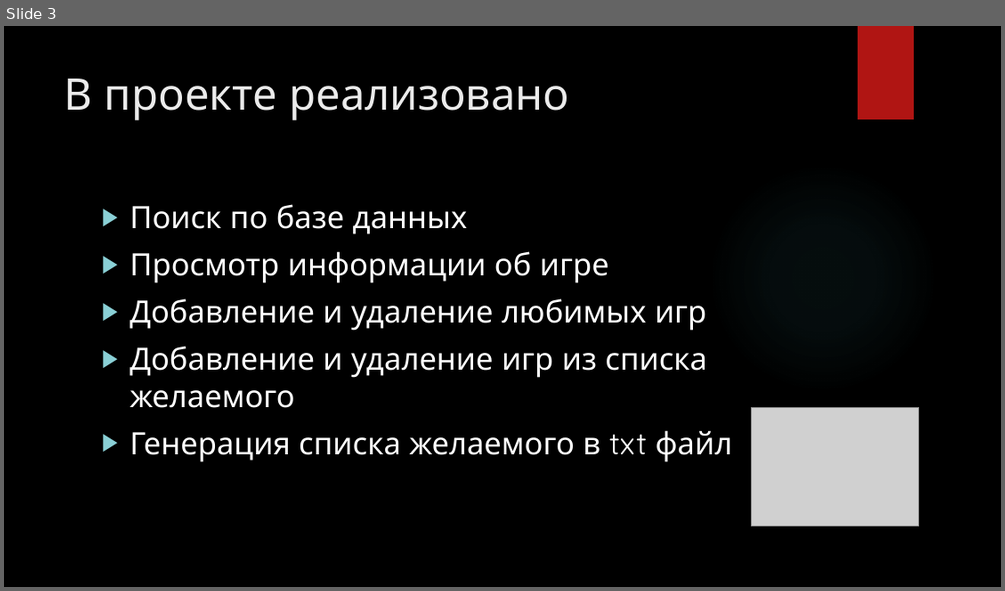
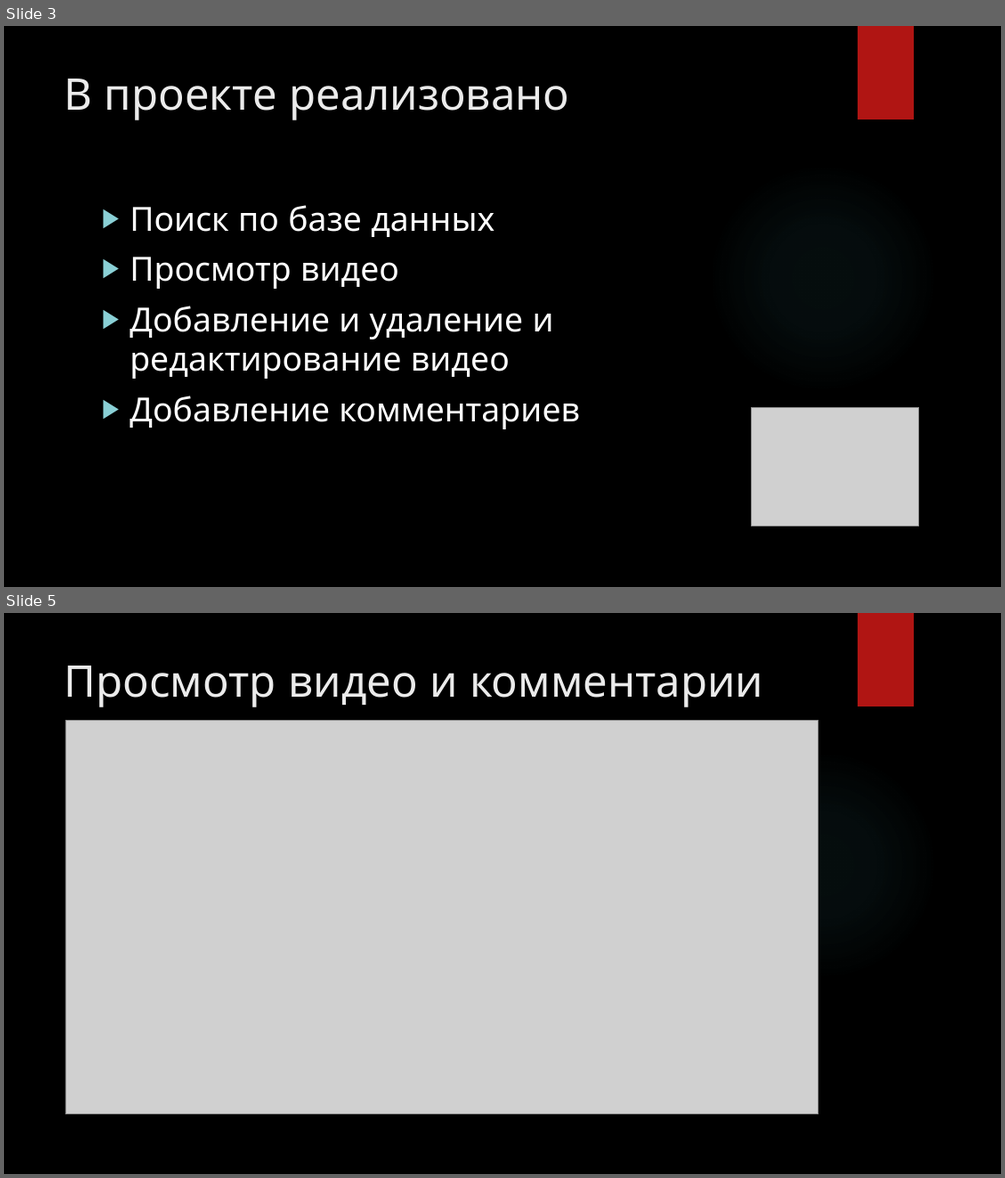
Before and after one commit to KonstantaBit/CloneTube, a slide deck: Презентация.pptx. Shown one above the other, each under a label of ours: slide 3 before the commit, slides 3 and 5 after it; the slides between them are not shown. The pictures are 1005x591 and 1005x1178 pixels, drawn with LibreOffice and Linux fonts; fonts in the diff are those of the drawing; grey boxes stand for pictures; background and template pictures are left out. Boxes give left, top, right and bottom in pixels: in the first picture for what was removed or moved away, otherwise in the second. Text is boxed around its words. In the diff, an @@ line names an element or a change of style, - is before the commit and + after.

```diff
--- a/Презентация.pptx
+++ b/Презентация.pptx
@@ slide 5 added at box(4, 613, 1001, 1174), background picture (left out); not listed: 2 template elements that a slide beside it also shows @@
@@ title added at box(65, 666, 763, 707), 42 pt, text #EBEBEB @@
+Просмотр видео и комментарии
@@ picture added at box(65, 720, 818, 1114) @@
@@ slide 3 changed as well @@
@@ text at box(129, 205, 494, 237): size 29.6 to 32 pt in "Поиск по базе данных" @@
@@ text at box(129, 257, 580, 429): text changed; size 29.6 to 32 pt @@
-▶ Просмотр информации об игре
-▶ Добавление и удаление любимых игр
-▶ Добавление и удаление игр из списка желаемого
-▶ Генерация списка желаемого в txt файл
+▶ Просмотр видео
+▶ Добавление и удаление и редактирование видео
+▶ Добавление комментариев
```
Also in this commit, not shown: 5 other slides added, 5 slides removed, 1 other file.
